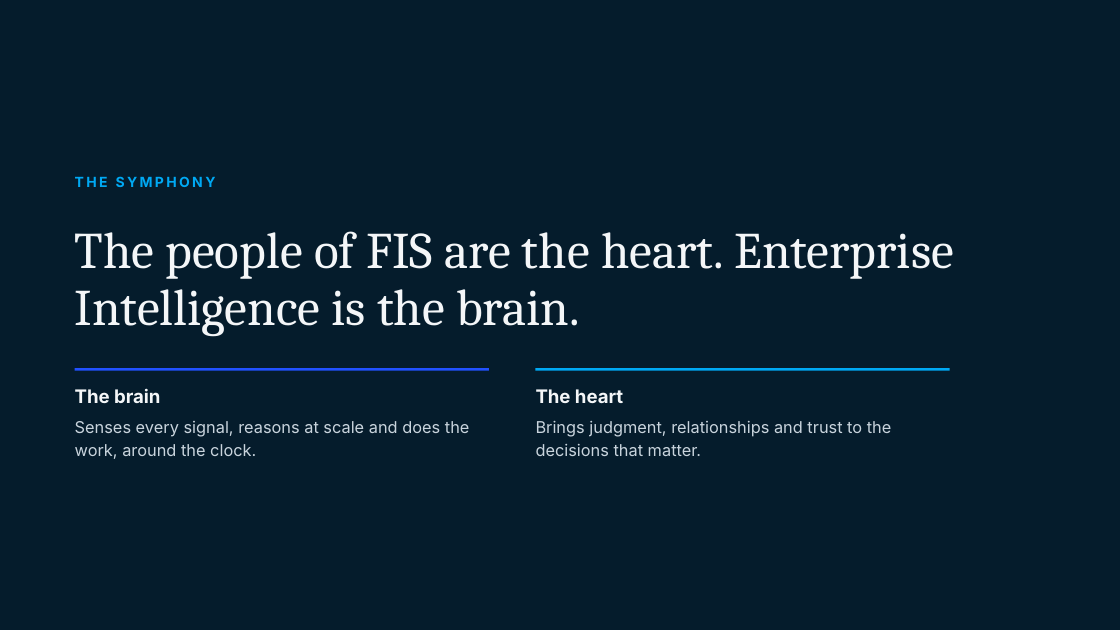
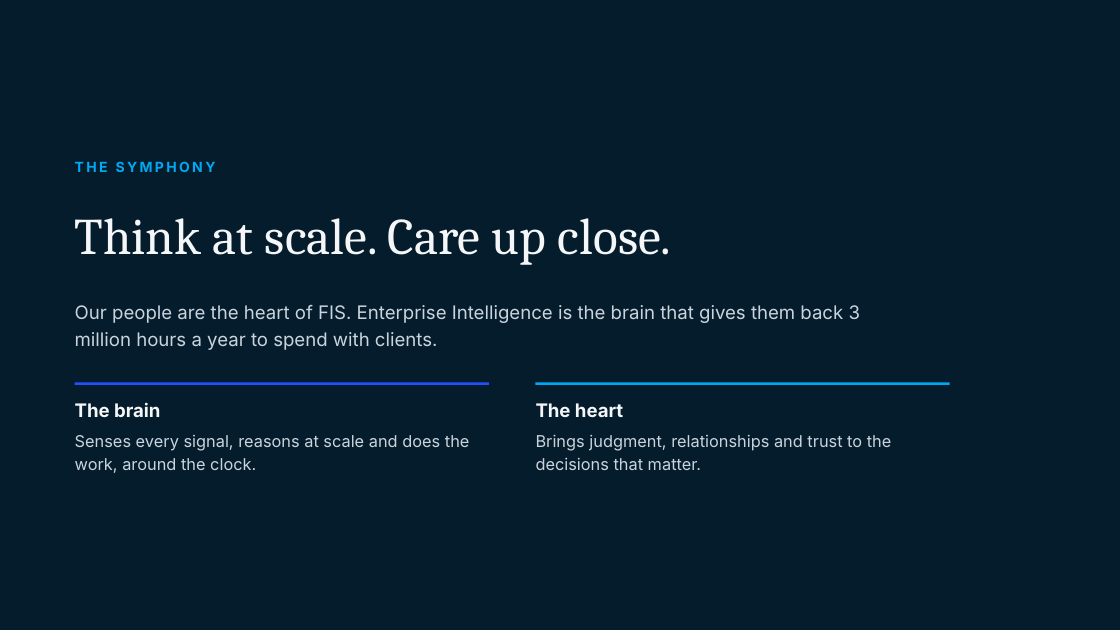
Before and after one commit to singhpawan/craigdeals, a slide deck: slide 14 of Enterprise Intelligence From Aggregated to Orchestrated.pptx (slide 13 before the commit). Drawn at 1120x630 pixels with LibreOffice and Linux fonts; fonts in the diff are those of the drawing. Boxes give left, top, right and bottom in pixels: in the first picture for what was removed or moved away, otherwise in the second. Text is boxed around its words. In the diff, an @@ line names an element or a change of style, - is before the commit and + after.

```diff
--- a/Enterprise Intelligence From Aggregated to Orchestrated.pptx
+++ b/Enterprise Intelligence From Aggregated to Orchestrated.pptx
@@ text "THE SYMPHONY" moved from (x1=75, y1=176, x2=216, y2=187) to (x1=75, y1=161, x2=216, y2=172) @@
@@ title removed at (x1=75, y1=231, x2=954, y2=336) @@
-The people of FIS are the heart. Enterprise Intelligence is the brain.
@@ title added at (x1=75, y1=218, x2=671, y2=265), 44 pt, text #F4F6F8 @@
+Think at scale. Care up close.
@@ text added at (x1=75, y1=305, x2=861, y2=350), 16 pt, text #C9D4DD @@
+Our people are the heart of FIS. Enterprise Intelligence is the brain that gives them back 3 million hours a year to spend with clients.
@@ 4 texts, 2 lines moved together from (x1=75, y1=370, x2=950, y2=459) to (x1=75, y1=384, x2=950, y2=473) @@
```
Also in this commit, not shown: 12 other slides changed, 9 slides added, 3 slides removed, 2 other files.
